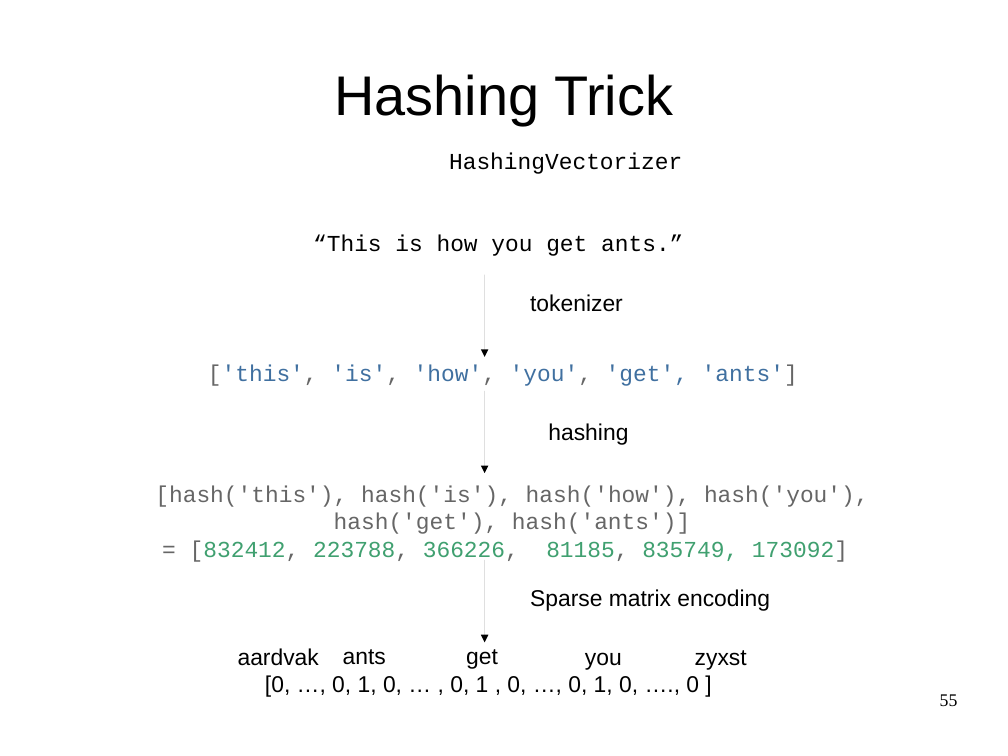
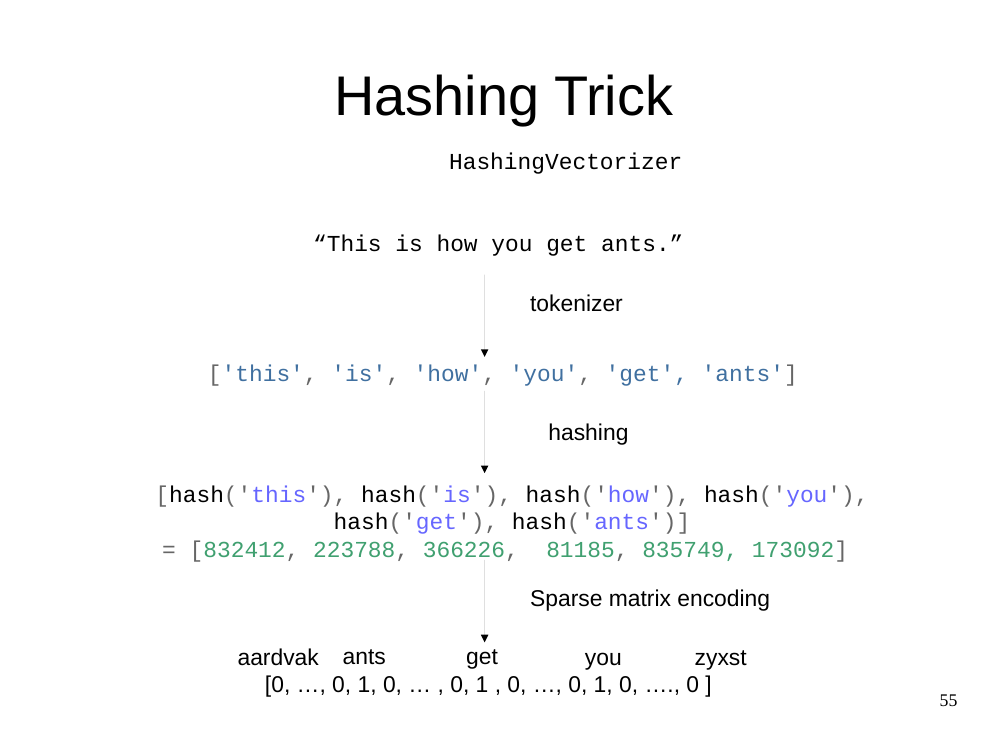
Before and after one commit to amueller/odscon-2015, a slide deck: slide 55 of machine-learning-with-scikit-learn-odscon.odp. Drawn at 1008x756 pixels with LibreOffice and Linux fonts; fonts in the diff are those of the drawing. Boxes give left, top, right and bottom in pixels: in the first picture for what was removed or moved away, otherwise in the second. Text is boxed around its words. In the diff, an @@ line names an element or a change of style, - is before the commit and + after.

Commit message:
color formatting in hashing vectorizer

```diff
--- a/machine-learning-with-scikit-learn-odscon.odp
+++ b/machine-learning-with-scikit-learn-odscon.odp
@@ text at (155, 485, 869, 534): text colour #666666 to #000000, text colour #666666 to #6666FF in "[hash('this'), hash('is'), hash('how'), hash('you'), hash('g ..." @@
```
Also in this commit, not shown: 1 other slide changed.
